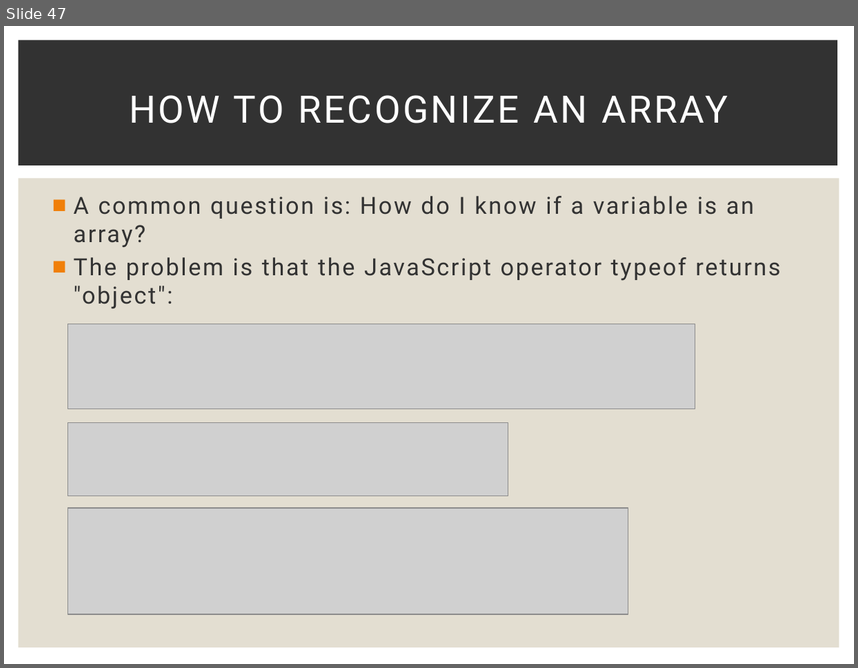
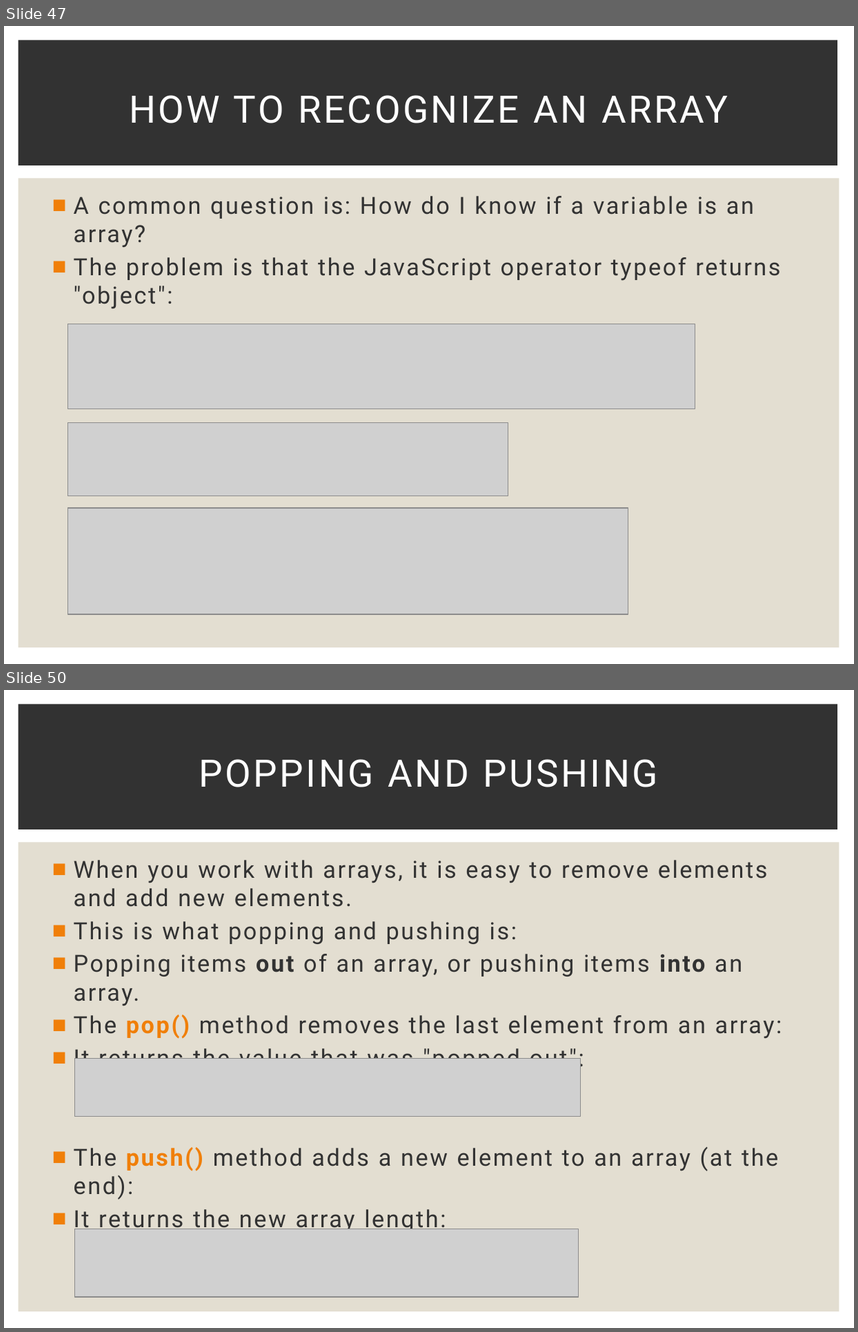
Before and after one commit to Karamihova/Fundamentals-JS, a slide deck: Programming Prep.pptx. Shown one above the other, each under a label of ours: slide 47 before the commit, slides 47 and 50 after it; the slides between them are not shown. The pictures are 858x668 and 858x1332 pixels, drawn with LibreOffice and Linux fonts; fonts in the diff are those of the drawing; grey boxes stand for pictures. Boxes give left, top, right and bottom in pixels: in the first picture for what was removed or moved away, otherwise in the second. Text is boxed around its words. In the diff, an @@ line names an element or a change of style, - is before the commit and + after.

Commit message:
Exercise Arrays

```diff
--- a/Programming Prep.pptx
+++ b/Programming Prep.pptx
@@ slide 50 added at [4, 690, 854, 1328], background #FFFFFF; not listed: 2 template elements that a slide beside it also shows @@
@@ title added at [199, 759, 657, 787], 32 pt, text #FFFFFF @@
+POPPING AND PUSHING
@@ text added at [74, 860, 782, 1233], 20 pt, text #323232 @@
+■ When you work with arrays, it is easy to remove elements and add new elements.
+■ This is what popping and pushing is:
+■ Popping items out of an array, or pushing items into an array.
+■ The pop() method removes the last element from an array:
+■ It returns the value that was "popped out":
+■ The push() method adds a new element to an array (at the end):
+■ It returns the new array length:
@@ picture added at [74, 1058, 580, 1116] @@
@@ picture added at [74, 1228, 579, 1296] @@
```
Also in this commit, not shown: 10 other slides added, 9 other files.
